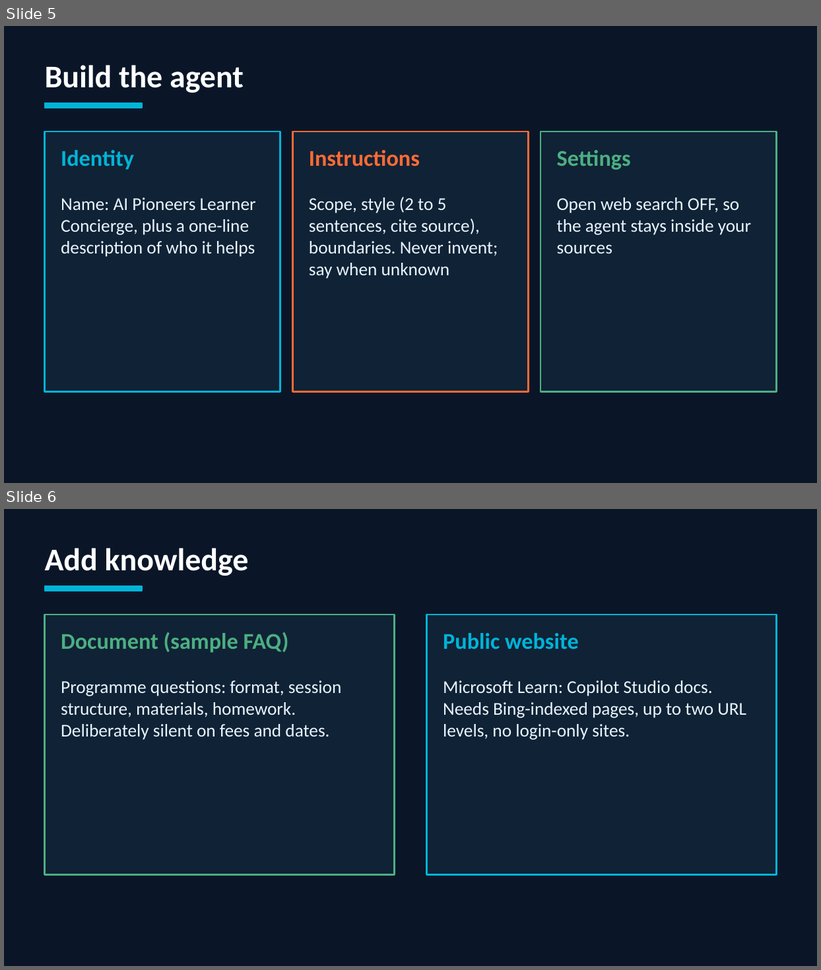
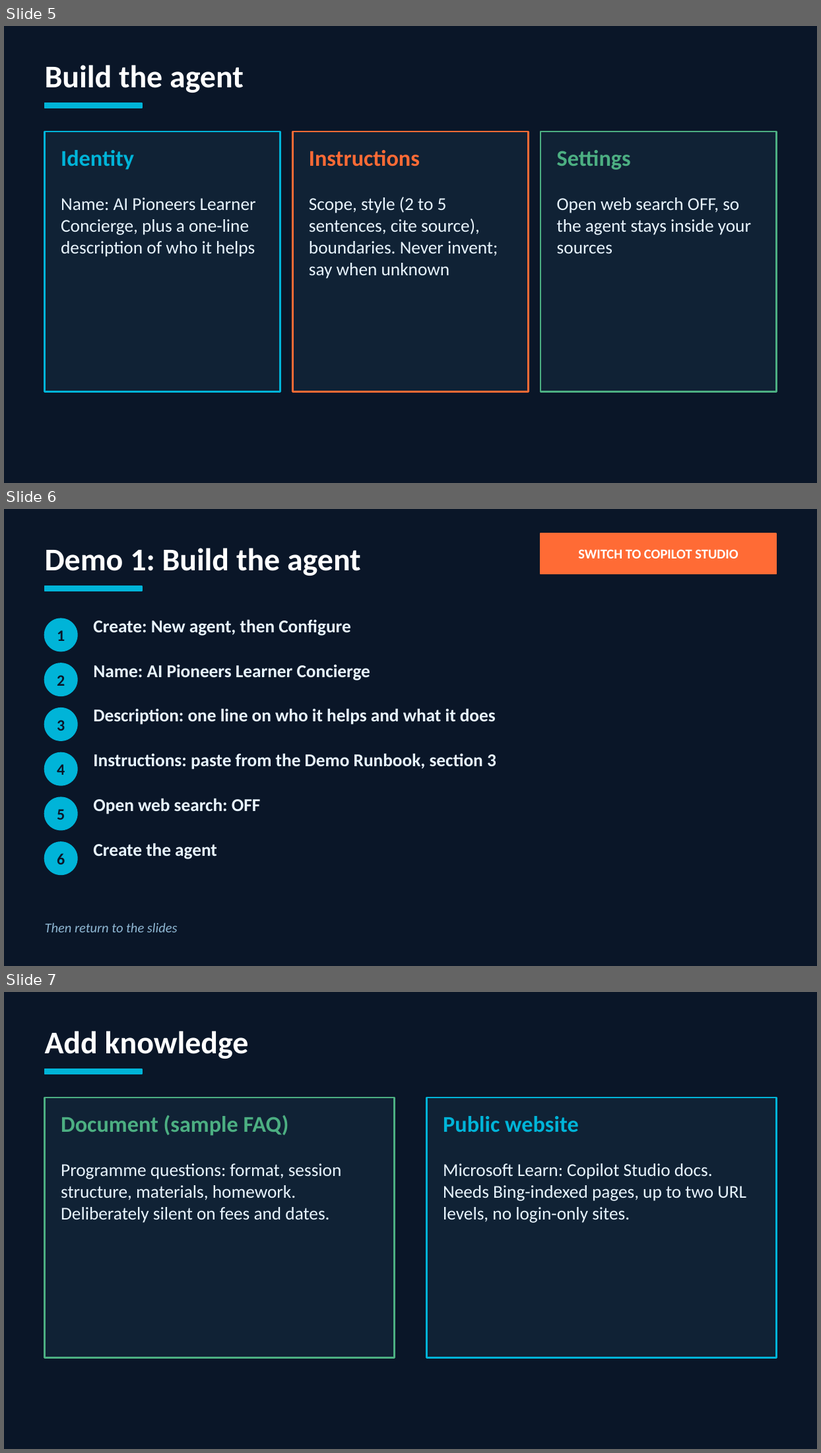
Before and after one commit to mayankchugh-learning/Copilot-Studio-Study-Materials, a slide deck: Module2Youtube/Final/Copilot_RAG_Agent_YouTube_Lecture.pptx. Shown one above the other, each under a label of ours: slides 5 and 6 before the commit, slides 5, 6 and 7 after it. The pictures are 821x970 and 821x1453 pixels, drawn with LibreOffice and Linux fonts; fonts in the diff are those of the drawing. Boxes give left, top, right and bottom in pixels: in the first picture for what was removed or moved away, otherwise in the second. Text is boxed around its words. In the diff, an @@ line names an element or a change of style, - is before the commit and + after.

```diff
--- a/Module2Youtube/Final/Copilot_RAG_Agent_YouTube_Lecture.pptx
+++ b/Module2Youtube/Final/Copilot_RAG_Agent_YouTube_Lecture.pptx
@@ slide 6 added at (4, 509, 817, 966), background #0A1628 @@
@@ text added at (45, 548, 361, 576), 28 pt, text #FFFFFF, bold @@
+Demo 1: Build the agent
@@ rectangle added at (541, 533, 776, 574), fill #FF6B35, outline #FF6B35 1 pt @@
@@ text added at (578, 549, 738, 559), 12 pt, text #FFFFFF, bold @@
+SWITCH TO COPILOT STUDIO
@@ rectangle added at (45, 586, 142, 591), fill #00B4D8, outline #00B4D8 1 pt @@
@@ ellipse added at (45, 619, 77, 652), fill #00B4D8, outline #00B4D8 1 pt @@
@@ text added at (93, 619, 351, 636), 16 pt, text #E8F4FD, bold @@
+Create: New agent, then Configure
@@ text added at (57, 630, 65, 641), 14 pt, text #0A1628, bold @@
+1
@@ ellipse added at (45, 663, 77, 696), fill #00B4D8, outline #00B4D8 1 pt @@
@@ text added at (93, 665, 370, 681), 16 pt, text #E8F4FD, bold @@
+Name: AI Pioneers Learner Concierge
@@ text added at (57, 675, 65, 686), 14 pt, text #0A1628, bold @@
+2
@@ ellipse added at (45, 708, 77, 741), fill #00B4D8, outline #00B4D8 1 pt @@
@@ text added at (57, 720, 65, 731), 14 pt, text #0A1628, bold @@
+3
@@ text added at (93, 708, 496, 725), 16 pt, text #E8F4FD, bold @@
+Description: one line on who it helps and what it does
@@ ellipse added at (45, 753, 77, 786), fill #00B4D8, outline #00B4D8 1 pt @@
@@ text added at (57, 764, 65, 775), 14 pt, text #0A1628, bold @@
+4
@@ text added at (93, 753, 496, 770), 16 pt, text #E8F4FD, bold @@
+Instructions: paste from the Demo Runbook, section 3
@@ ellipse added at (45, 797, 77, 830), fill #00B4D8, outline #00B4D8 1 pt @@
@@ text added at (93, 798, 260, 815), 16 pt, text #E8F4FD, bold @@
+Open web search: OFF
@@ text added at (57, 809, 65, 820), 14 pt, text #0A1628, bold @@
+5
@@ ellipse added at (45, 842, 77, 875), fill #00B4D8, outline #00B4D8 1 pt @@
@@ text added at (93, 843, 217, 859), 16 pt, text #E8F4FD, bold @@
+Create the agent
@@ text added at (57, 854, 65, 865), 14 pt, text #0A1628, bold @@
+6
@@ text added at (45, 923, 178, 933), 12 pt, text #90B8D4, italic @@
+Then return to the slides
@@ what was slide 6 is now slide 7 @@
```
Also in this commit, not shown: 2 other slides added, 5 other files.
